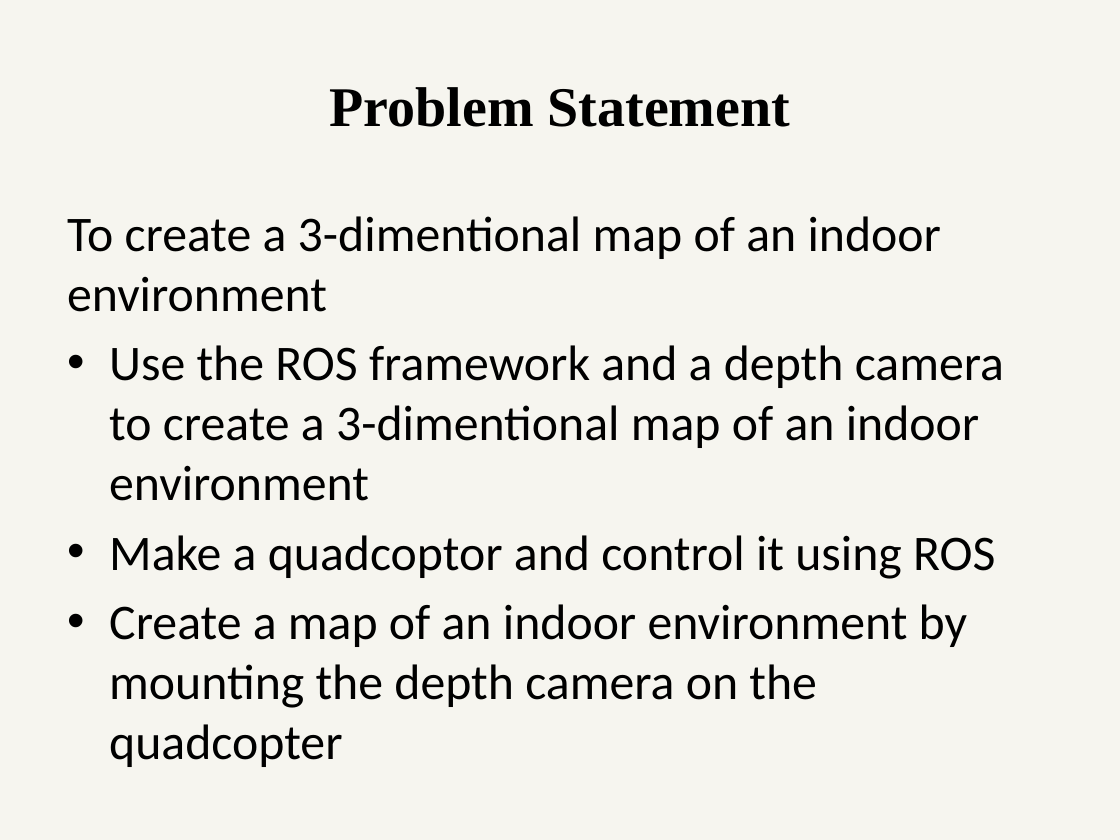
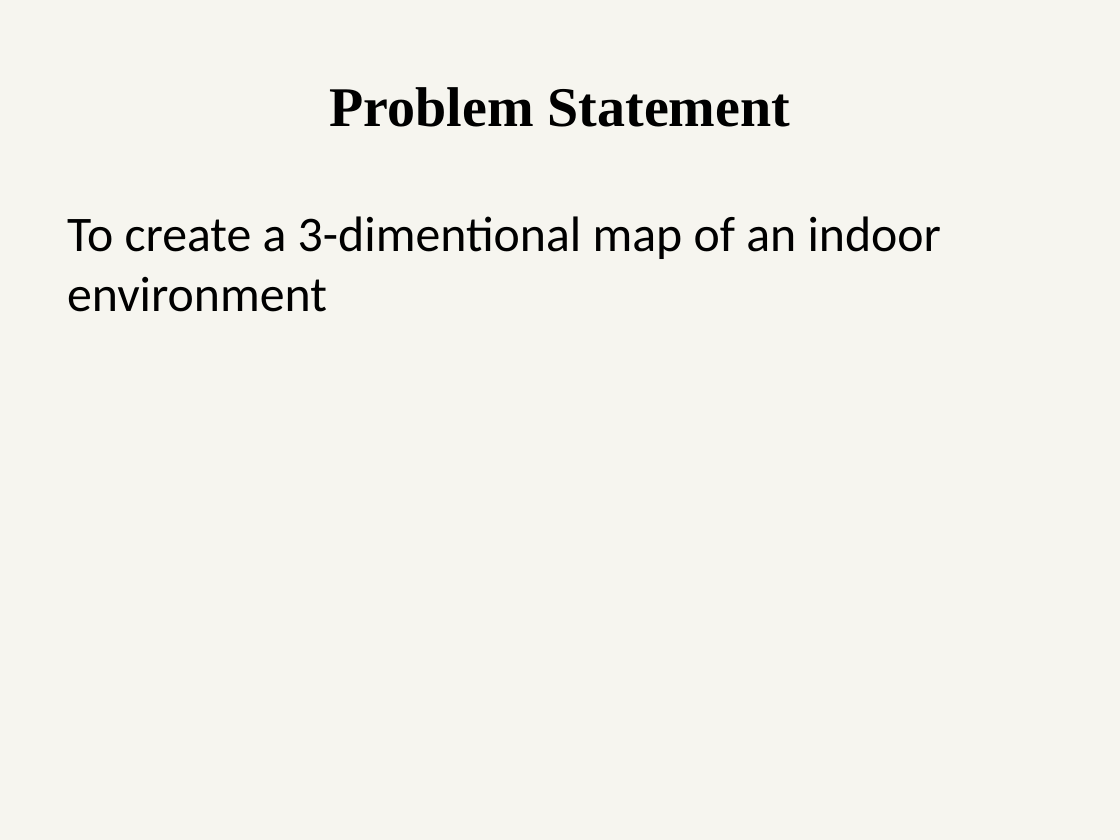
Before and after one commit to ETRX-Batch-2019/Robot-Development-using-ROS, a slide deck: slide 3 of Presentation/4-Aug/Robot-dev-using-ROS.pptx. Drawn at 1120x840 pixels with LibreOffice and Linux fonts; fonts in the diff are those of the drawing. Boxes give left, top, right and bottom in pixels: in the first picture for what was removed or moved away, otherwise in the second. Text is boxed around its words. In the diff, an @@ line names an element or a change of style, - is before the commit and + after.

```diff
--- a/Presentation/4-Aug/Robot-dev-using-ROS.pptx
+++ b/Presentation/4-Aug/Robot-dev-using-ROS.pptx
@@ text at [109,345,1004,767]: paragraphs removed @@
-• Use the ROS framework and a depth camera to create a 3-dimentional map of an indoor environment
-• Make a quadcoptor and control it using ROS
-• Create a map of an indoor environment by mounting the depth camera on the quadcopter
```
Also in this commit, not shown: 4 other slides changed.
